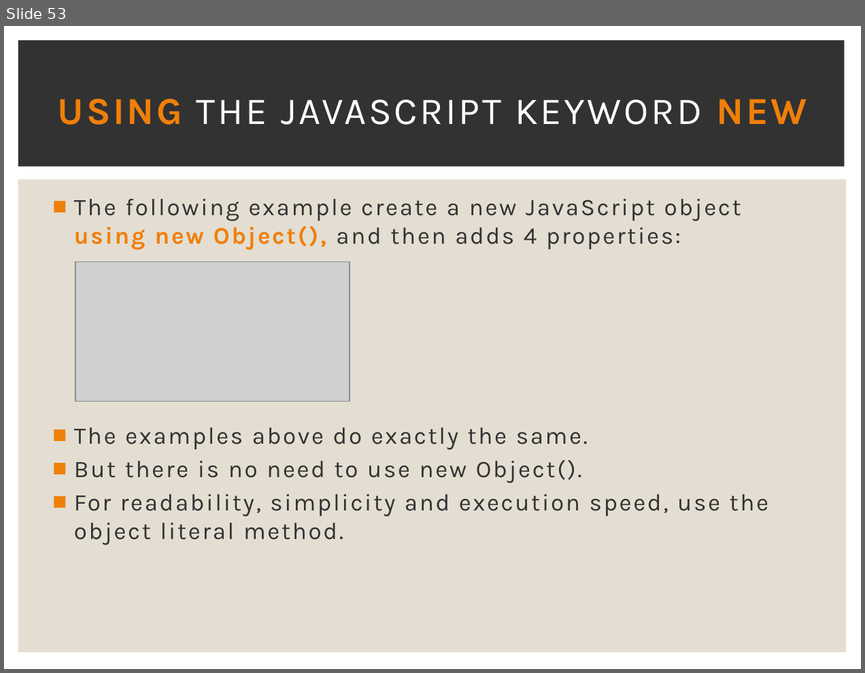
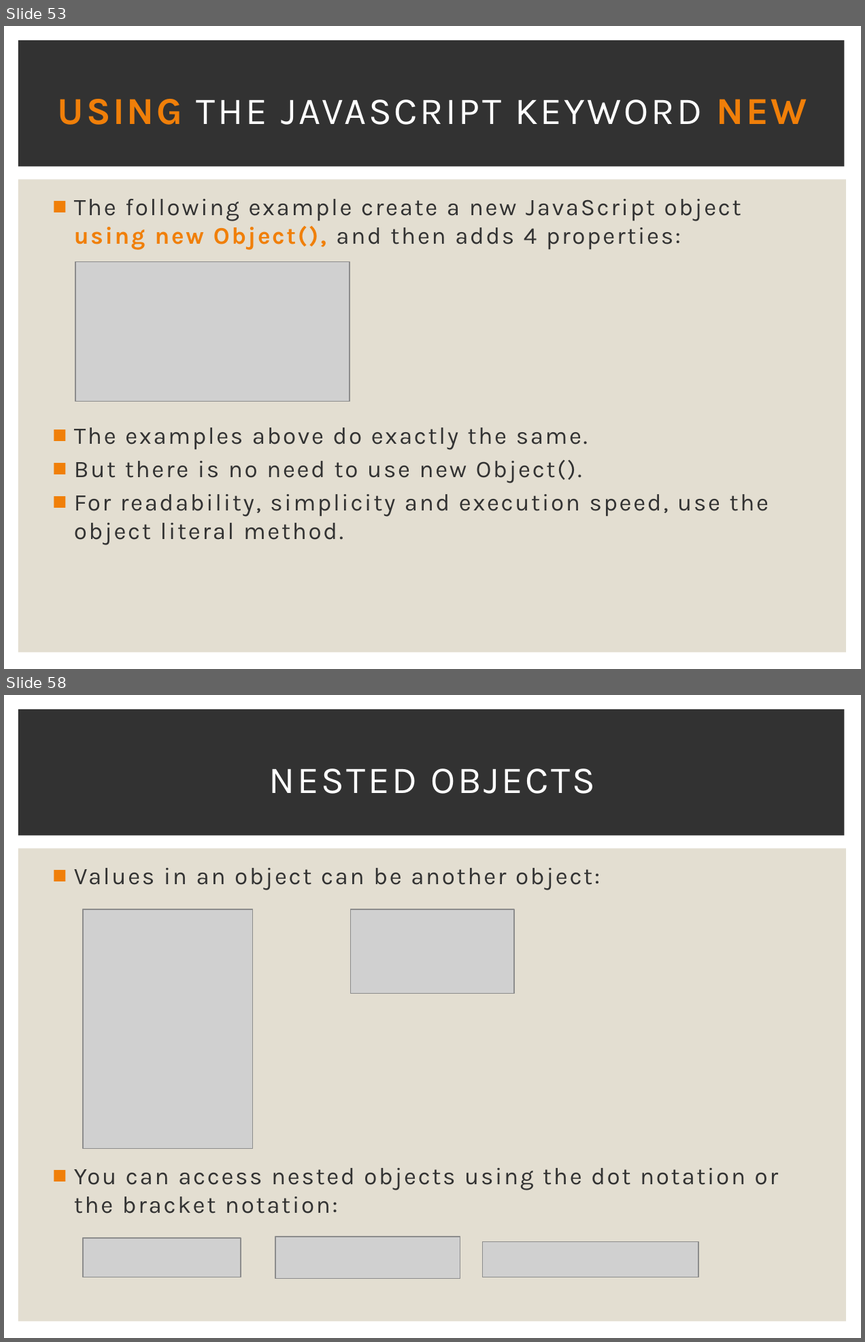
Before and after one commit to Karamihova/Fundamentals-JS, a slide deck: Programming Prep.pptx. Shown one above the other, each under a label of ours: slide 53 before the commit, slides 53 and 58 after it; the slides between them are not shown. The pictures are 865x673 and 865x1342 pixels, drawn with LibreOffice and Linux fonts; fonts in the diff are those of the drawing; grey boxes stand for pictures. Boxes give left, top, right and bottom in pixels: in the first picture for what was removed or moved away, otherwise in the second. Text is boxed around its words. In the diff, an @@ line names an element or a change of style, - is before the commit and + after.

```diff
--- a/Programming Prep.pptx
+++ b/Programming Prep.pptx
@@ slide 58 added at [4, 695, 861, 1338], background #FFFFFF; not listed: 2 template elements that a slide beside it also shows @@
@@ title added at [269, 768, 595, 794], 32 pt, text #FFFFFF @@
+NESTED OBJECTS
@@ text added at [74, 868, 778, 1213], 20 pt, text #323232 @@
+■ Values in an object can be another object:
+■ You can access nested objects using the dot notation or the bracket notation:
@@ picture added at [83, 909, 252, 1149] @@
@@ picture added at [351, 909, 515, 993] @@
@@ picture added at [83, 1238, 241, 1277] @@
@@ picture added at [275, 1236, 461, 1278] @@
@@ picture added at [482, 1242, 698, 1278] @@
```
Also in this commit, not shown: 1 slide changed, 26 other slides added.
